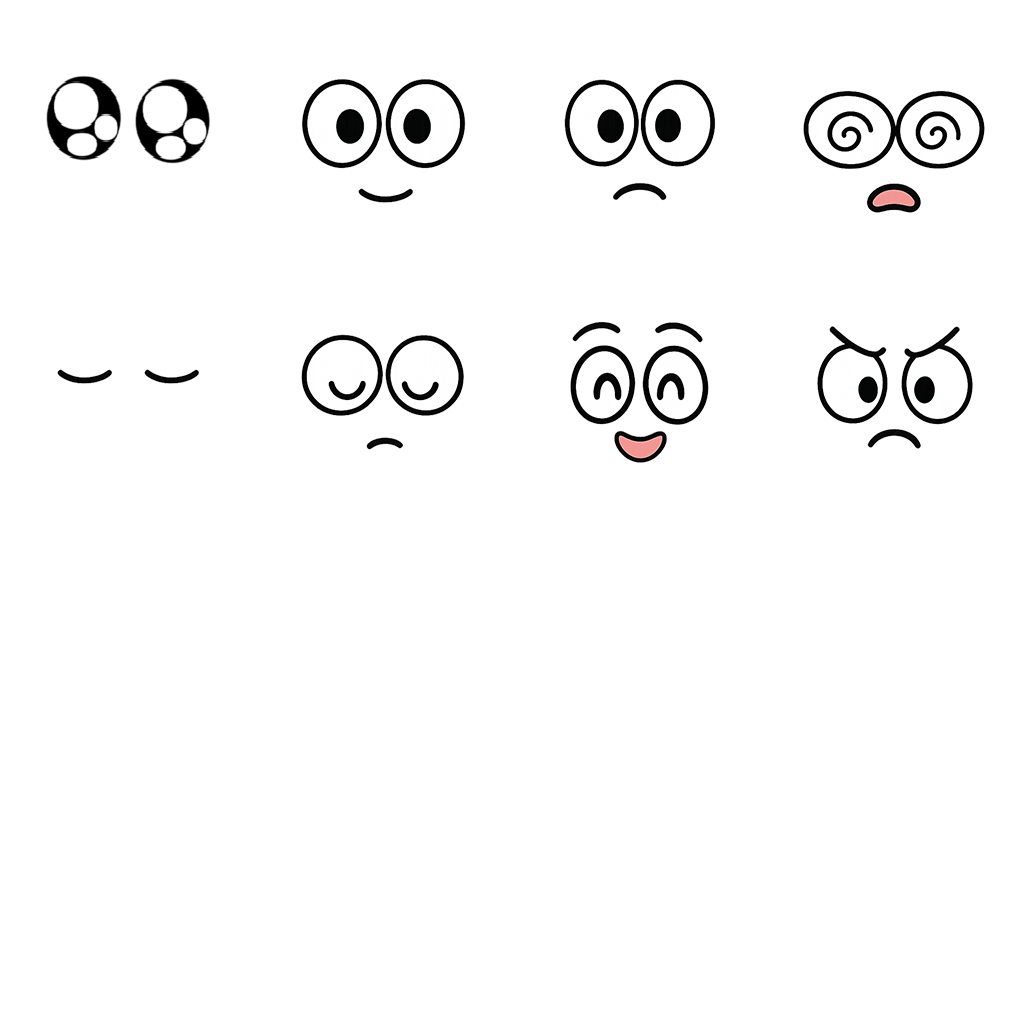
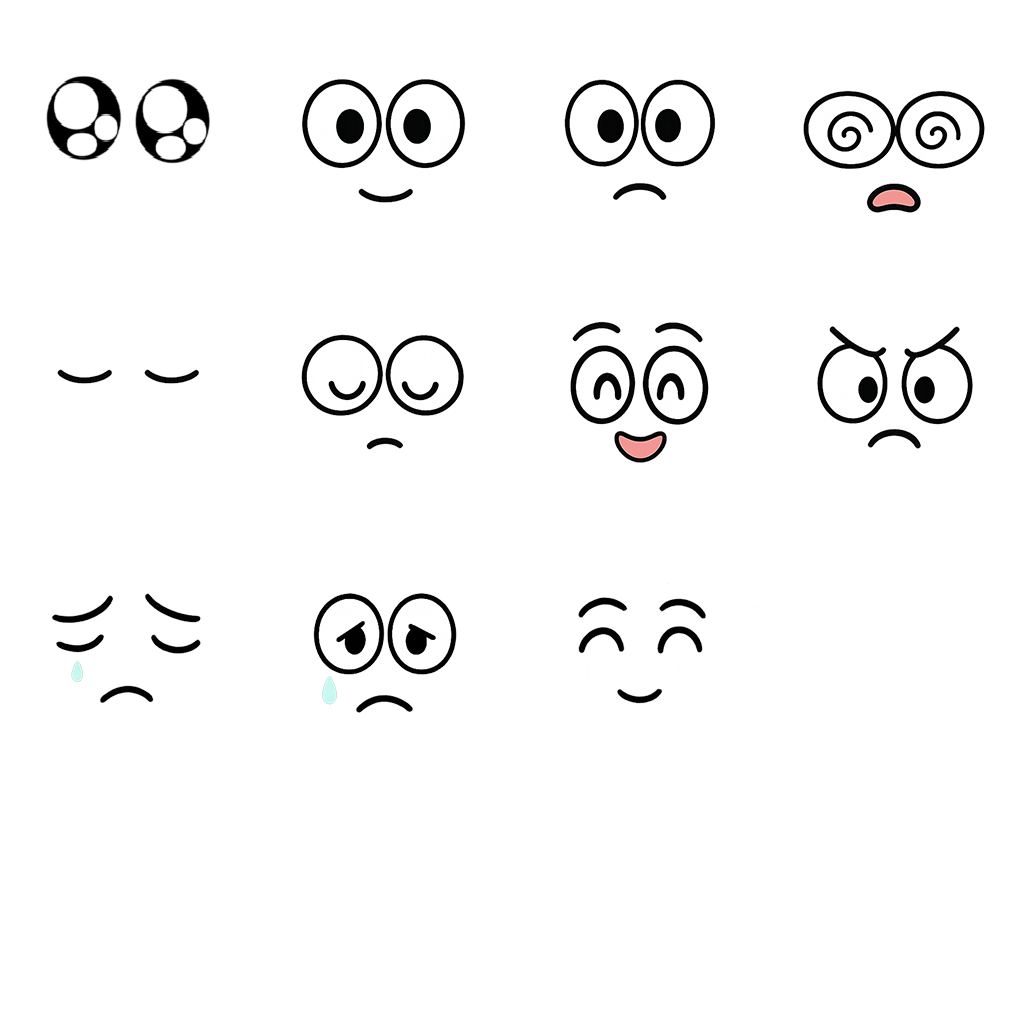
Layered file, before and after one edit (w=1024, h=1024). Changes by layer:
added layer "ChatGPT Image 12 jul 2025, 23_58_19" above "ojos" over [51, 578, 758, 798]
